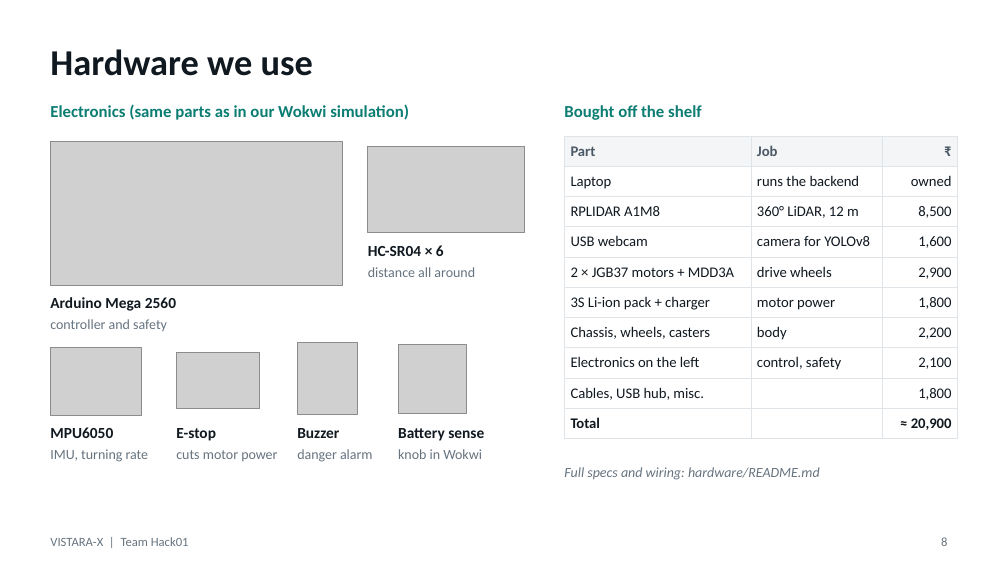
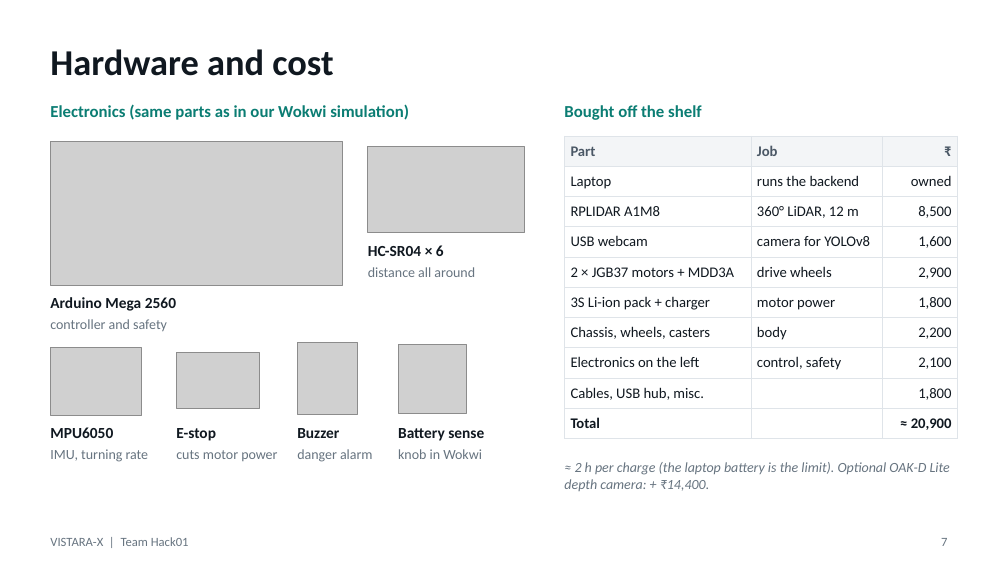
Before and after one commit to RiteshKumar2e/VISTARA-X, a slide deck: slide 7 of presentation/VISTARA-X_Hack01.pptx (slide 8 before the commit). Drawn at 1008x567 pixels with LibreOffice and Linux fonts; fonts in the diff are those of the drawing; grey boxes stand for pictures. Boxes give left, top, right and bottom in pixels: in the first picture for what was removed or moved away, otherwise in the second. Text is boxed around its words. In the diff, an @@ line names an element or a change of style, - is before the commit and + after.

```diff
--- a/presentation/VISTARA-X_Hack01.pptx
+++ b/presentation/VISTARA-X_Hack01.pptx
@@ title at [50,49,333,76]: text changed @@
-Hardware we use
+Hardware and cost
@@ text at [564,462,950,491]: text changed @@
-Full specs and wiring: hardware/README.md
+≈ 2 h per charge (the laptop battery is the limit). Optional OAK-D Lite depth camera: + ₹14,400.
@@ page number at [941,538,947,546]: text changed @@
-8
+7
```
Also in this commit, not shown: 1 other slide changed, 4 slides removed, 2 other files.
